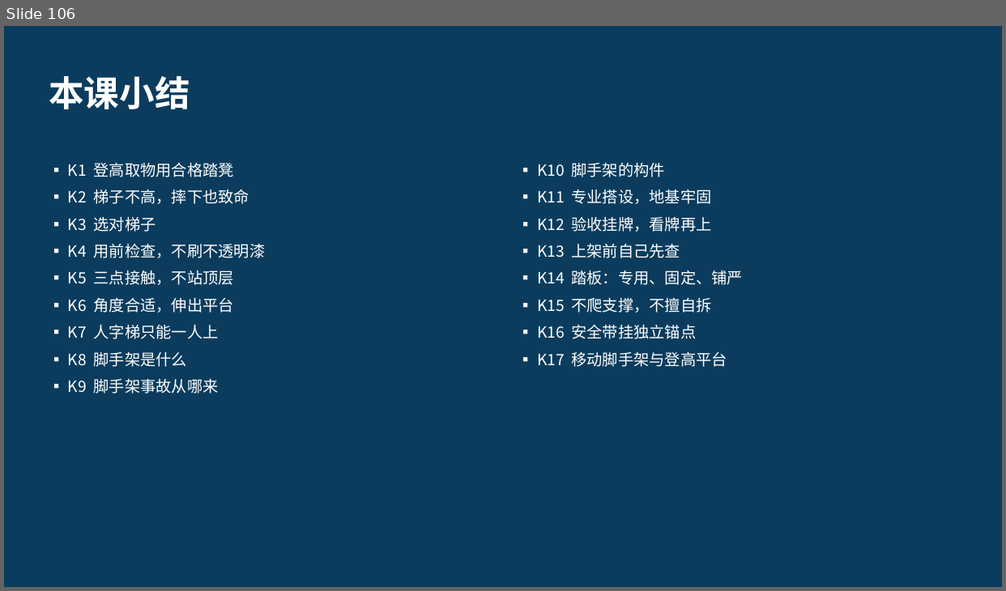
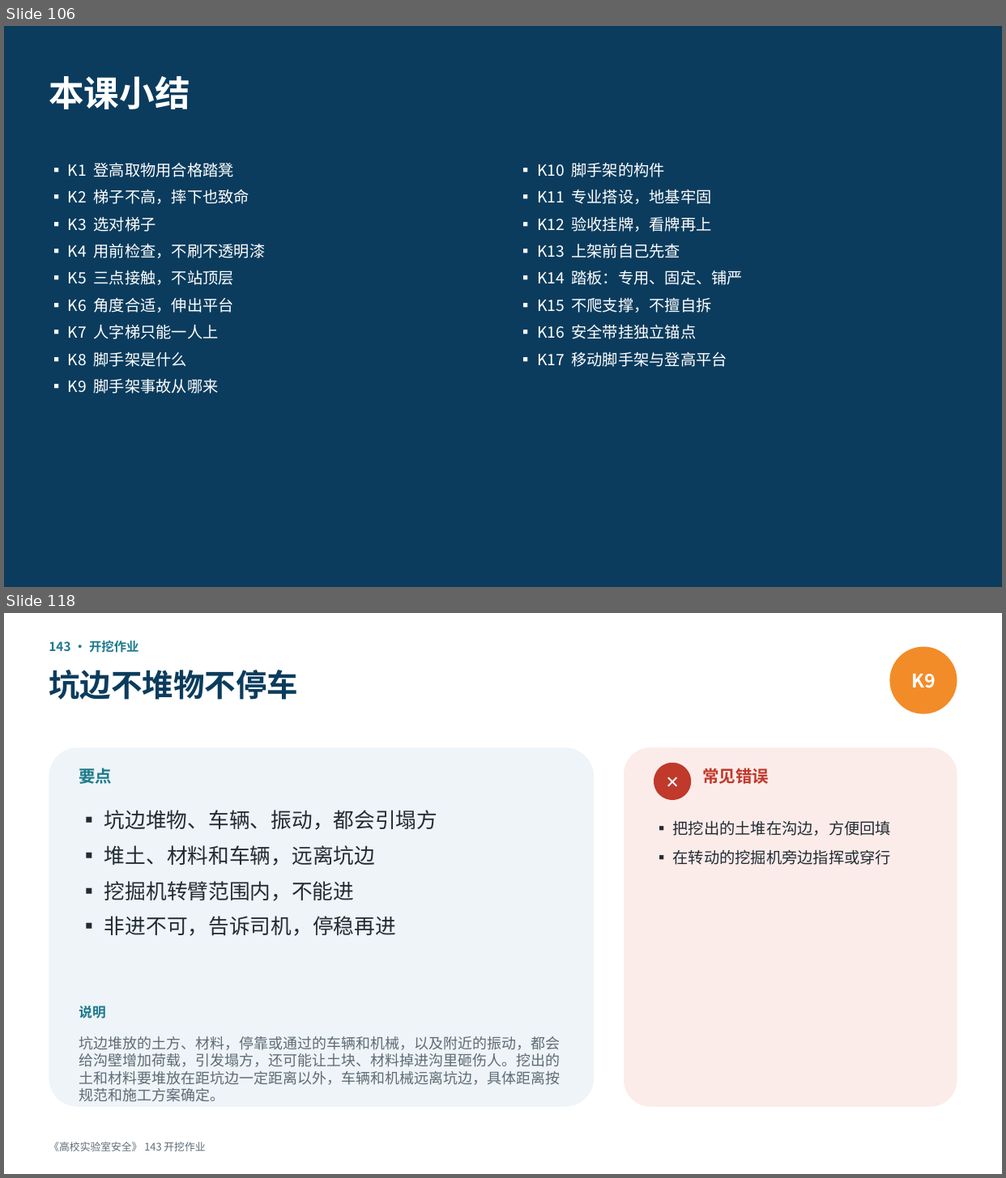
Before and after one commit to hanrongwx-max/videoyoutubo, a slide deck: course/高校实验室安全/课件/第12章_特种作业与工程施工安全.pptx. Shown one above the other, each under a label of ours: slide 106 before the commit, slides 106 and 118 after it; the slides between them are not shown. The pictures are 1006x591 and 1006x1178 pixels, drawn with LibreOffice and Linux fonts; fonts in the diff are those of the drawing. Boxes give left, top, right and bottom in pixels: in the first picture for what was removed or moved away, otherwise in the second. Text is boxed around its words. In the diff, an @@ line names an element or a change of style, - is before the commit and + after.

```diff
--- a/course/高校实验室安全/课件/第12章_特种作业与工程施工安全.pptx
+++ b/course/高校实验室安全/课件/第12章_特种作业与工程施工安全.pptx
@@ slide 118 added at box(4, 613, 1002, 1174), background #FFFFFF @@
@@ text added at box(49, 641, 139, 653), 12 pt, text #1D7A8C, bold @@
+143 · 开挖作业
@@ ellipse added at box(889, 647, 957, 714), fill #F28C28, 18 pt, text #FFFFFF, bold @@
+K9
@@ text added at box(49, 670, 298, 700), 30 pt, text #0B3C5D, bold @@
+坑边不堆物不停车
@@ rounded rectangle added at box(49, 747, 594, 1107), fill #EEF4F7 @@
@@ rounded rectangle added at box(624, 747, 957, 1107), fill #FBECEA @@
@@ text added at box(79, 768, 112, 784), 16 pt, text #1D7A8C, bold @@
+要点
@@ ellipse added at box(654, 763, 691, 800), fill #C0392B, 16 pt, text #FFFFFF, bold @@
+✕
@@ text added at box(702, 768, 769, 784), 16 pt, text #C0392B, bold @@
+常见错误
@@ text added at box(104, 810, 437, 936), 20 pt, text #222B33 @@
+▪ 坑边堆物、车辆、振动，都会引塌方
+▪ 堆土、材料和车辆，远离坑边
+▪ 挖掘机转臂范围内，不能进
+▪ 非进不可，告诉司机，停稳再进
@@ text added at box(673, 821, 891, 865), 15 pt, text #222B33 @@
+▪ 把挖出的土堆在沟边，方便回填
+▪ 在转动的挖掘机旁边指挥或穿行
@@ text added at box(79, 1006, 105, 1019), 13 pt, text #1D7A8C, bold @@
+说明
@@ text added at box(79, 1037, 560, 1085), 14 pt, text #5F6B75 @@
+坑边堆放的土方、材料，停靠或通过的车辆和机械，以及附近的振动，都会给沟壁增加荷载，引发塌方，还可能让土块、材料掉进沟里砸伤人。挖出的土和材料要堆放在距坑边一定距离以外，车辆和机械远离坑边，具体距离按规范和施工方案确定。
@@ text added at box(49, 1142, 205, 1152), 10 pt, text #5F6B75 @@
+《高校实验室安全》 143 开挖作业
```
Also in this commit, not shown: 21 other slides added, 2 other files.
